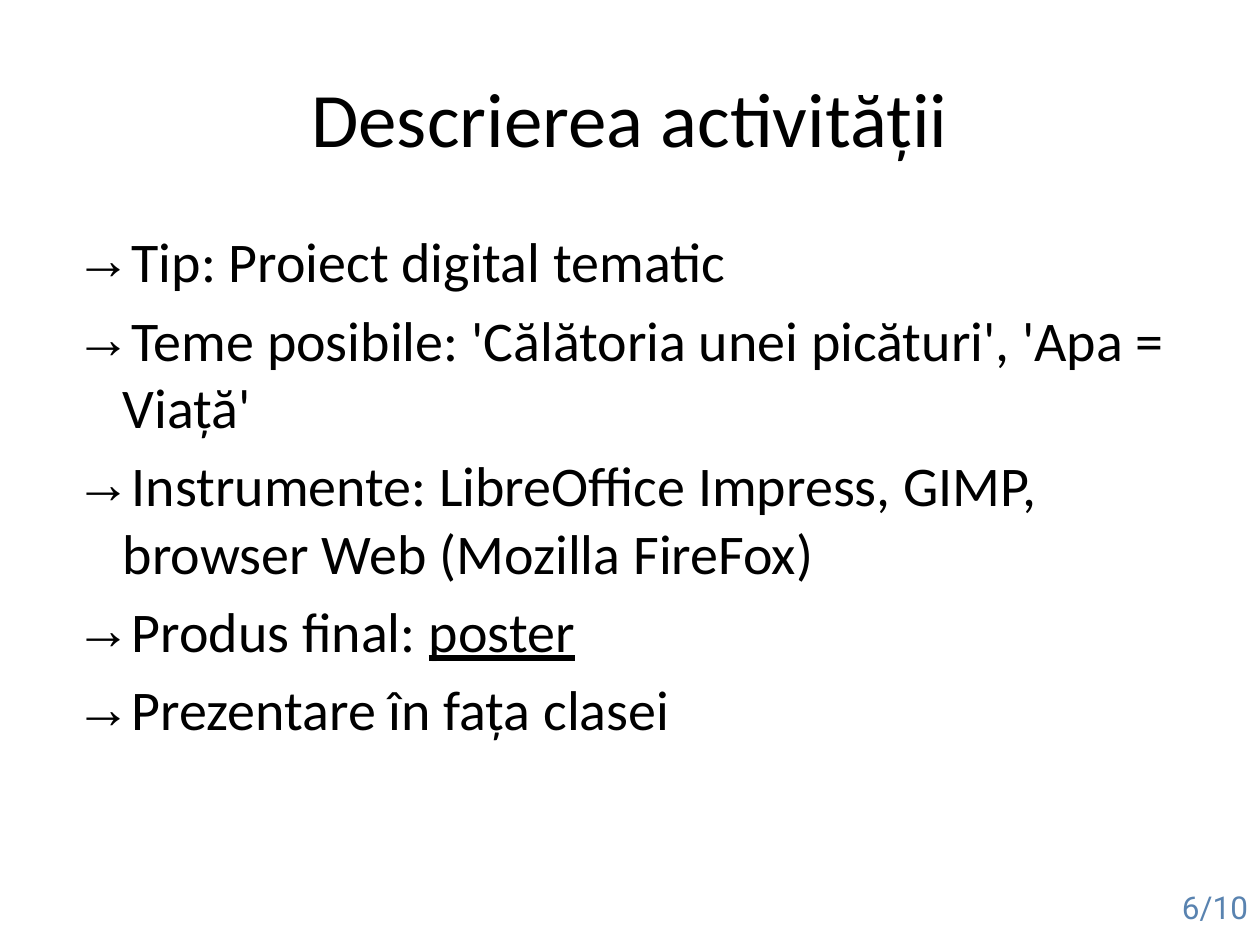
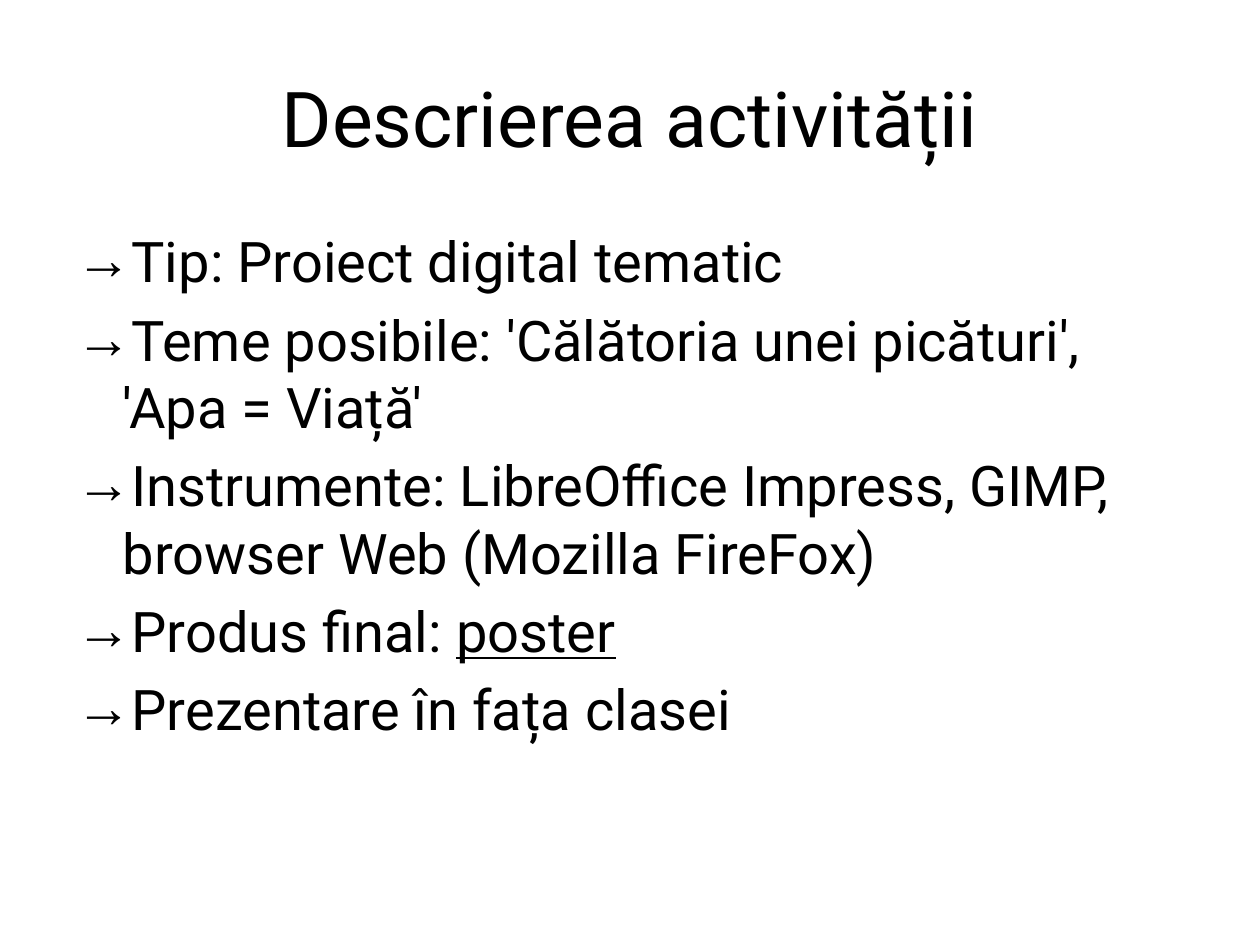
Before and after one commit to TheRealOne78/UNITBV-IESC-courses, a slide deck: slide 6 of 2nd_year/2nd_Semester/DPPD/Tema2.odp. Drawn at 1260x945 pixels with LibreOffice and Linux fonts; fonts in the diff are those of the drawing. Boxes give left, top, right and bottom in pixels: in the first picture for what was removed or moved away, otherwise in the second. Text is boxed around its words. In the diff, an @@ line names an element or a change of style, - is before the commit and + after.

```diff
--- a/2nd_year/2nd_Semester/DPPD/Tema2.odp
+++ b/2nd_year/2nd_Semester/DPPD/Tema2.odp
@@ title "Descrierea activității" at (x1=282, y1=90, x2=978, y2=165): font Calibri to Roboto @@
@@ text "Tip: Proiect digital tematic" at (x1=123, y1=240, x2=1109, y2=744): font Calibri to Roboto @@
@@ page number removed at (x1=1182, y1=896, x2=1248, y2=921) @@
-6/10
```
Also in this commit, not shown: 9 other slides changed, 5 other files.
